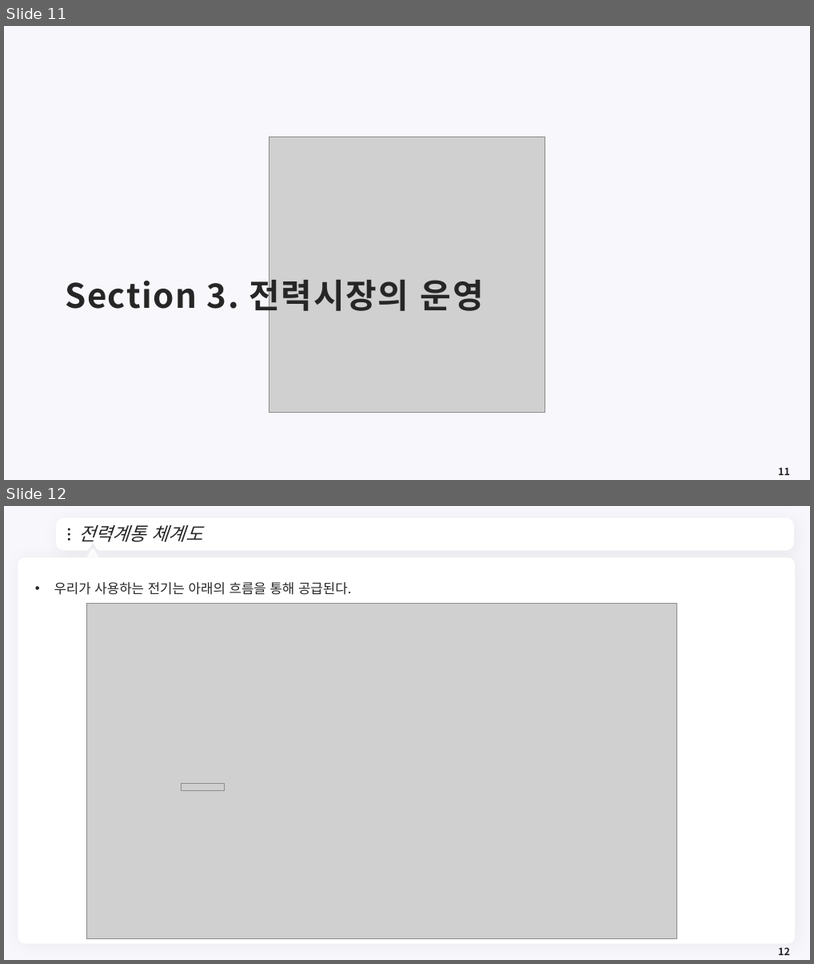
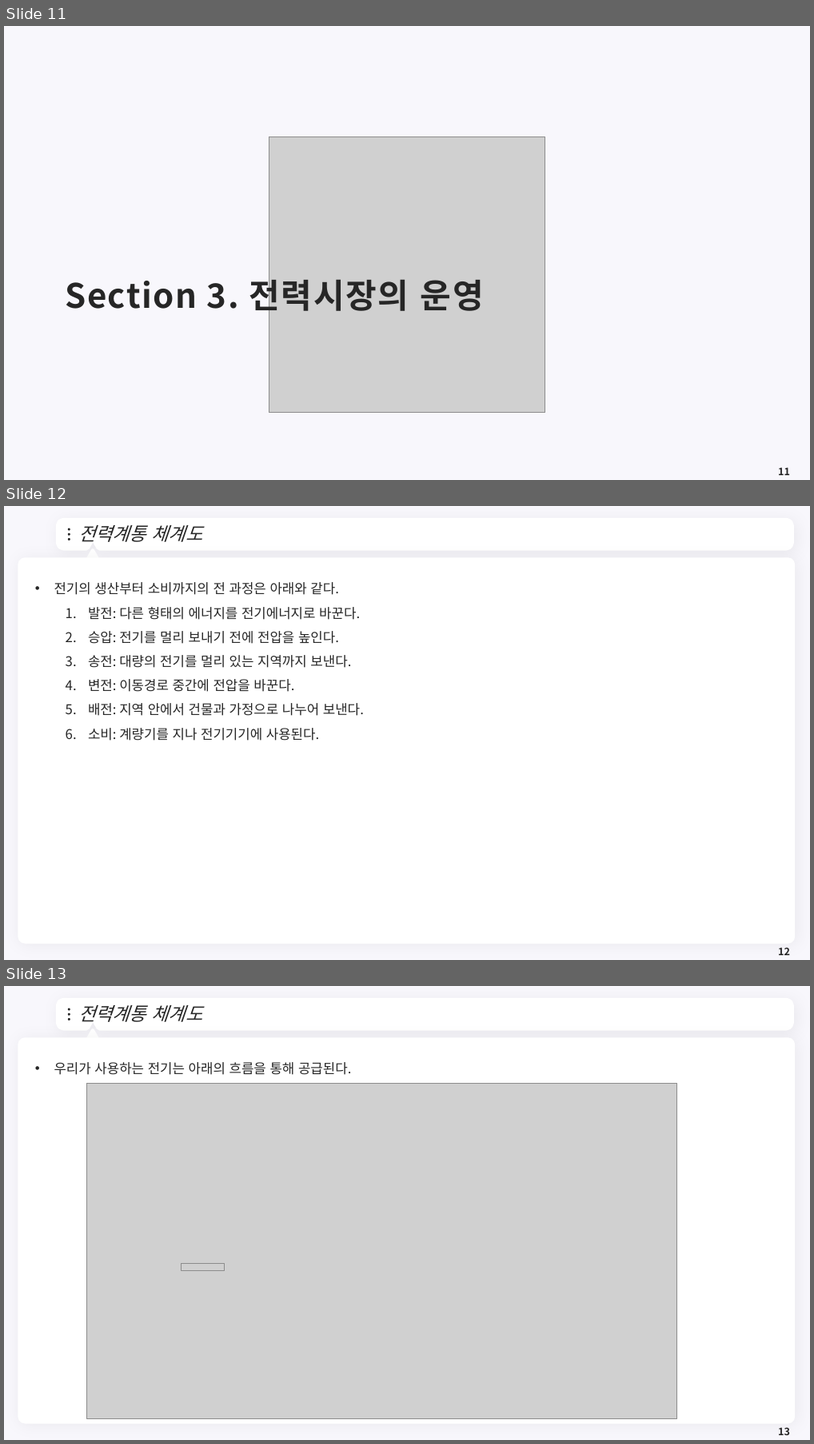
Before and after one commit to meandthey/Teaching, a slide deck: 에너지경제학/자원에너지경제학_Chapter_8 (전력시장).pptx. Shown one above the other, each under a label of ours: slides 11 and 12 before the commit, slides 11, 12 and 13 after it. The pictures are 814x964 and 814x1444 pixels, drawn with LibreOffice and Linux fonts; fonts in the diff are those of the drawing; grey boxes stand for pictures; background and template pictures are left out. Boxes give left, top, right and bottom in pixels: in the first picture for what was removed or moved away, otherwise in the second. Text is boxed around its words. In the diff, an @@ line names an element or a change of style, - is before the commit and + after.

```diff
--- a/에너지경제학/자원에너지경제학_Chapter_8 (전력시장).pptx
+++ b/에너지경제학/자원에너지경제학_Chapter_8 (전력시장).pptx
@@ slide 12 added at [4,506,810,960], background #F8F7FC; not listed: 7 template elements that a slide beside it also shows @@
@@ title added at [78,525,203,542], 22 pt, text #262626, italic @@
+전력계통 체계도
@@ text added at [54,582,364,740], 16 pt, text #262626 @@
+• 전기의 생산부터 소비까지의 전 과정은 아래와 같다.
+  1. 발전: 다른 형태의 에너지를 전기에너지로 바꾼다.
+  2. 승압: 전기를 멀리 보내기 전에 전압을 높인다.
+  3. 송전: 대량의 전기를 멀리 있는 지역까지 보낸다.
+  4. 변전: 이동경로 중간에 전압을 바꾼다.
+  5. 배전: 지역 안에서 건물과 가정으로 나누어 보낸다.
+  6. 소비: 계량기를 지나 전기기기에 사용된다.
@@ page number added at [778,947,790,955], 12 pt, text #262626, bold @@
+12
@@ what was slide 12 is now slide 13 @@
```
Also in this commit, not shown: 1 other slide added, 5 other files.
